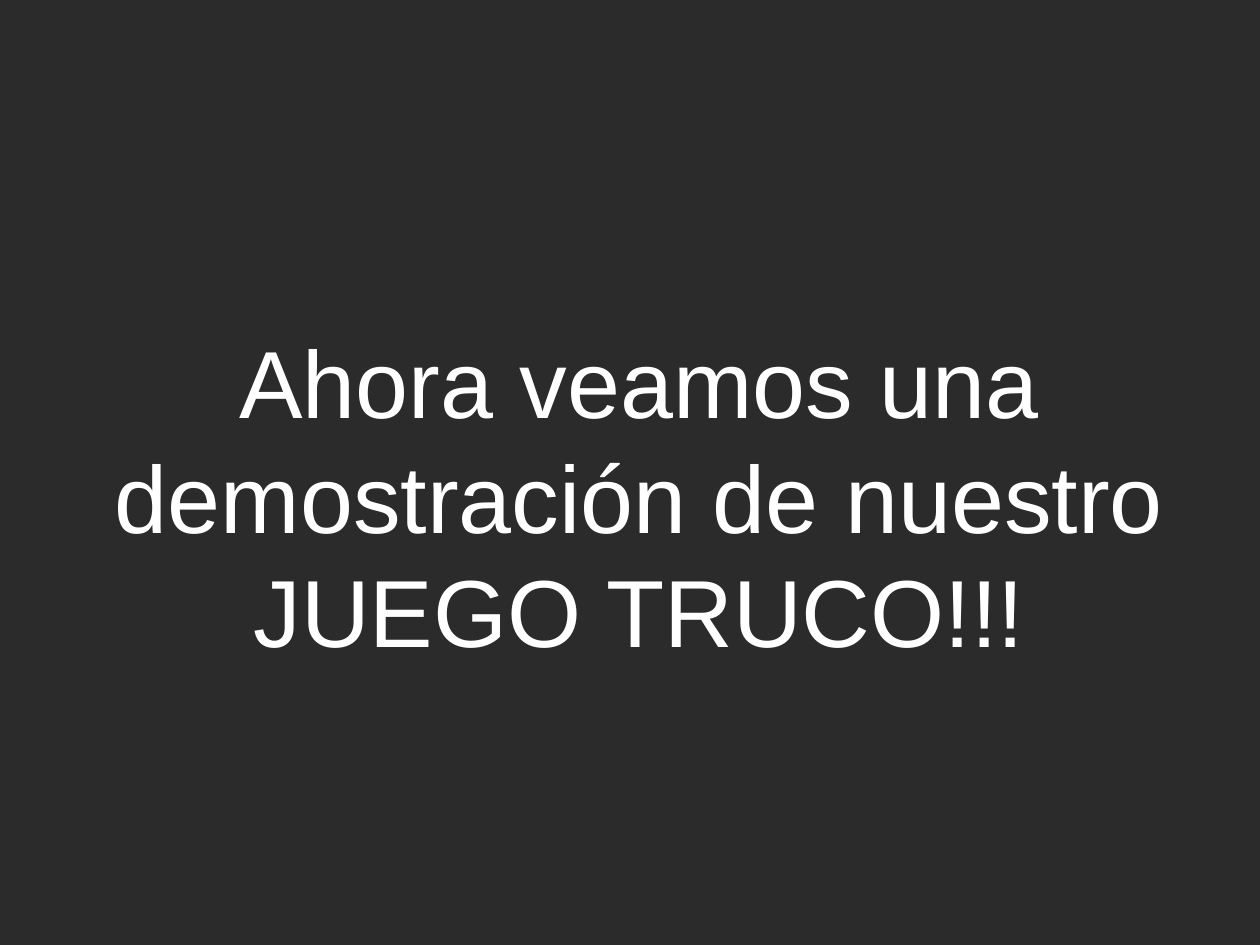
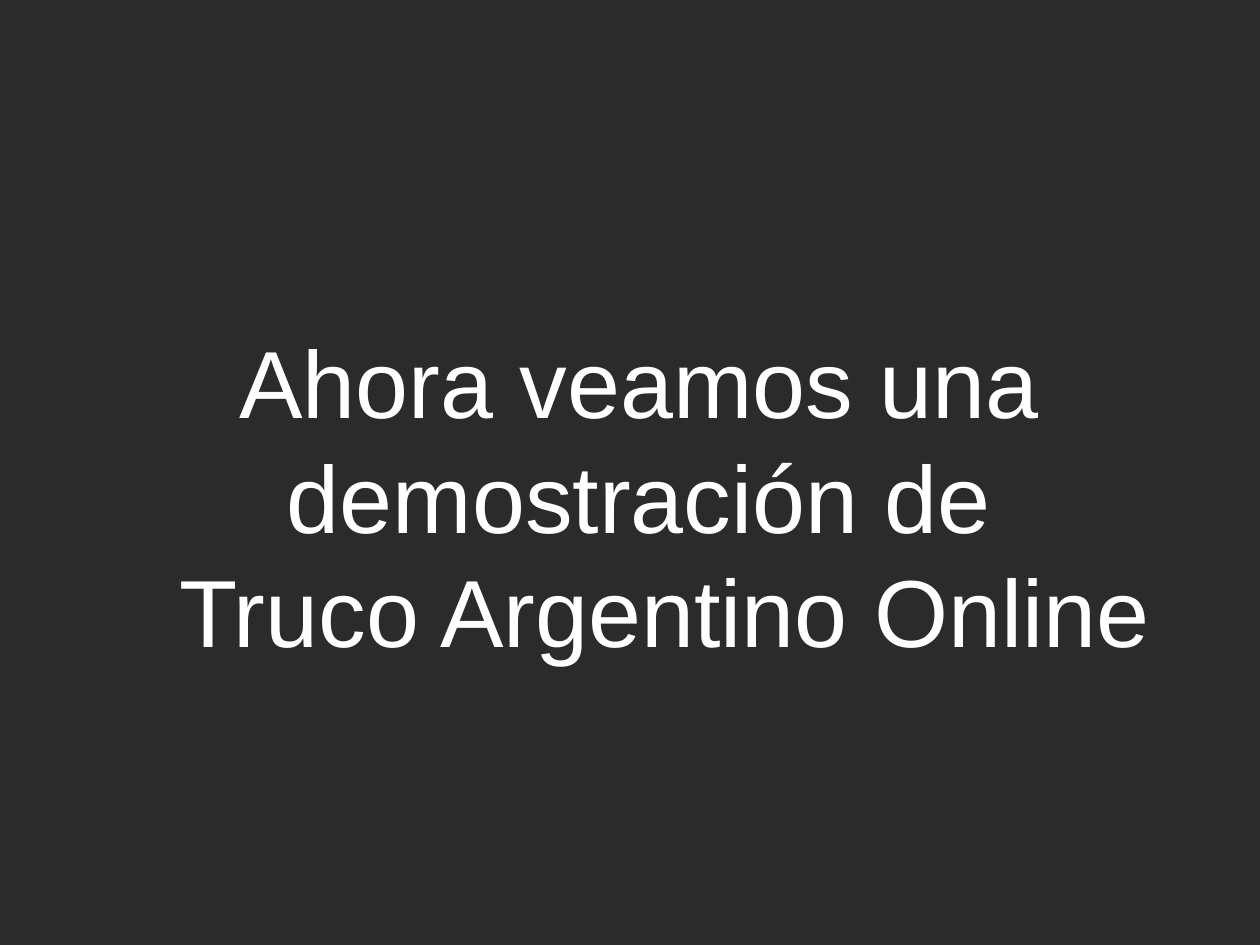
Before and after one commit to elisaboselli/TallerJavaScript, a slide deck: slide 11 of documents/presentacion.odp. Drawn at 1260x945 pixels with LibreOffice and Linux fonts; fonts in the diff are those of the drawing; background and template pictures are left out; a plain dark background stands for a picture behind light text. Boxes give left, top, right and bottom in pixels: in the first picture for what was removed or moved away, otherwise in the second. Text is boxed around its words. In the diff, an @@ line names an element or a change of style, - is before the commit and + after.

```diff
--- a/documents/presentacion.odp
+++ b/documents/presentacion.odp
@@ subtitle at [179,349,1149,664]: text changed @@
-Ahora veamos una demostración de nuestro JUEGO TRUCO!!!
+Ahora veamos una demostración de
+Truco Argentino Online
```
Also in this commit, not shown: 10 other slides changed, 7 other files.
